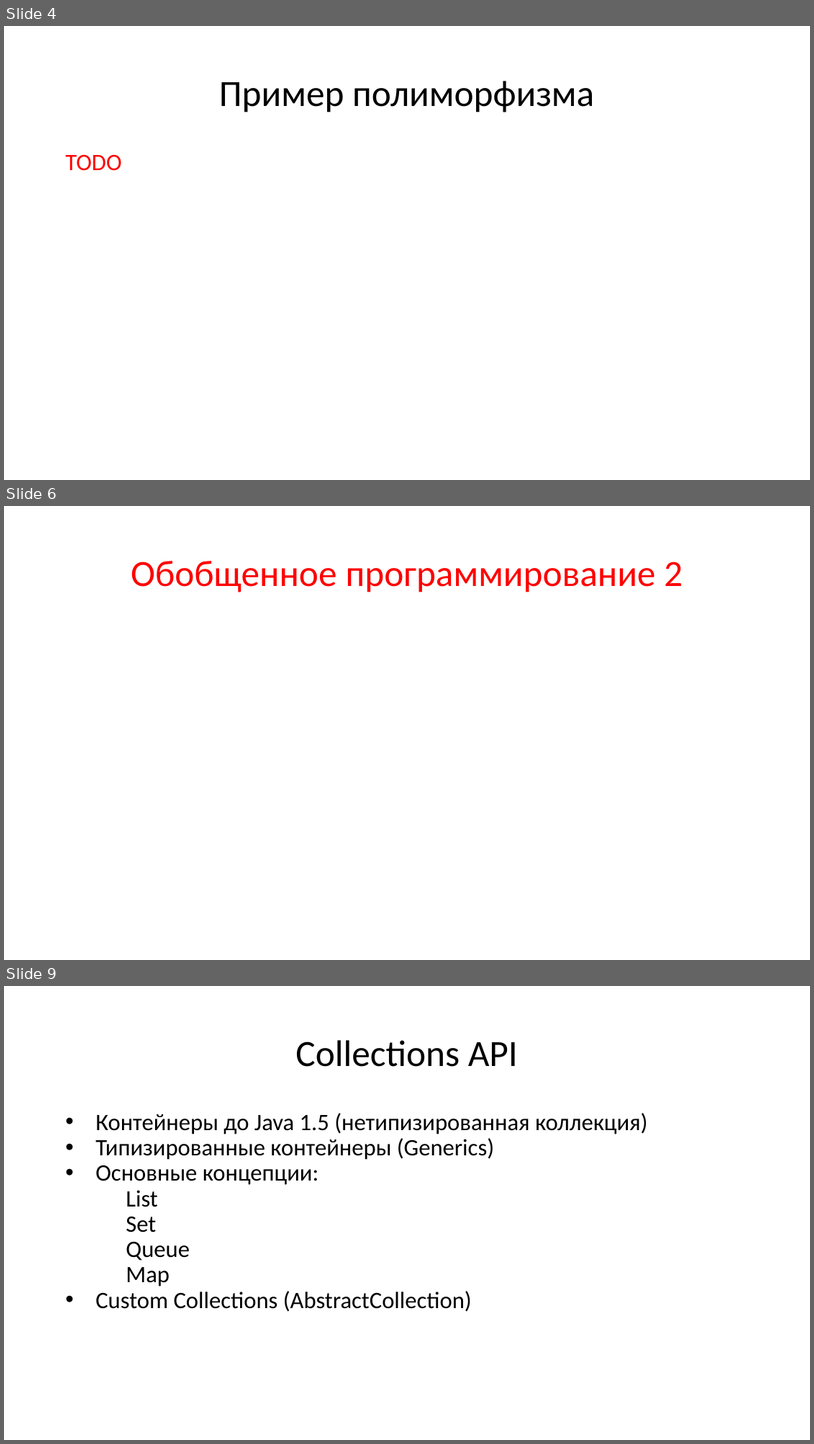
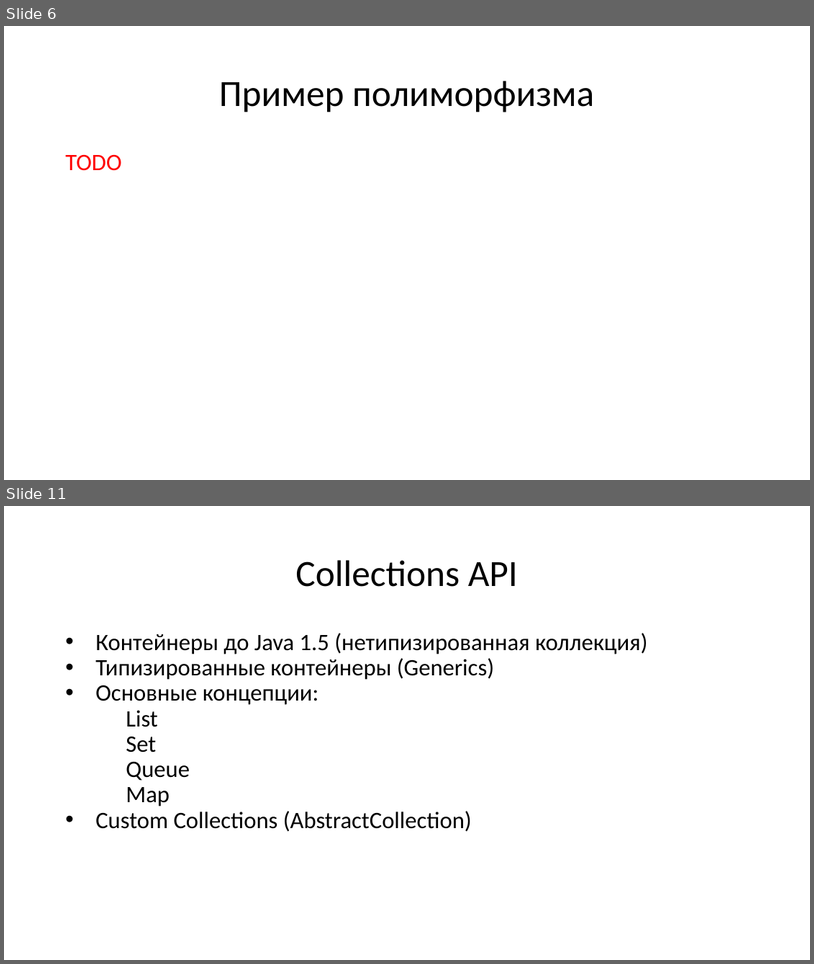
Before and after one commit to di-zhur/checkers, a slide deck: Java Core 2.pptx. Shown one above the other, each under a label of ours: slides 4, 6 and 9 before the commit, slides 6 and 11 after it; the slides between them are not shown. The pictures are 814x1444 and 814x964 pixels, drawn with LibreOffice and Linux fonts; fonts in the diff are those of the drawing. Boxes give left, top, right and bottom in pixels: in the first picture for what was removed or moved away, otherwise in the second. Text is boxed around its words. In the diff, an @@ line names an element or a change of style, - is before the commit and + after.

```diff
--- a/Java Core 2.pptx
+++ b/Java Core 2.pptx
@@ slide 6 removed at [4,506,810,960], background #FFFFFF @@
@@ title removed at [131,561,683,592] @@
-Обобщенное программирование 2
@@ what was slide 4 is now slide 6 @@
@@ what was slide 9 is now slide 11 @@
```
Also in this commit, not shown: 6 slides changed, 6 slides added, 6 other slides removed.
